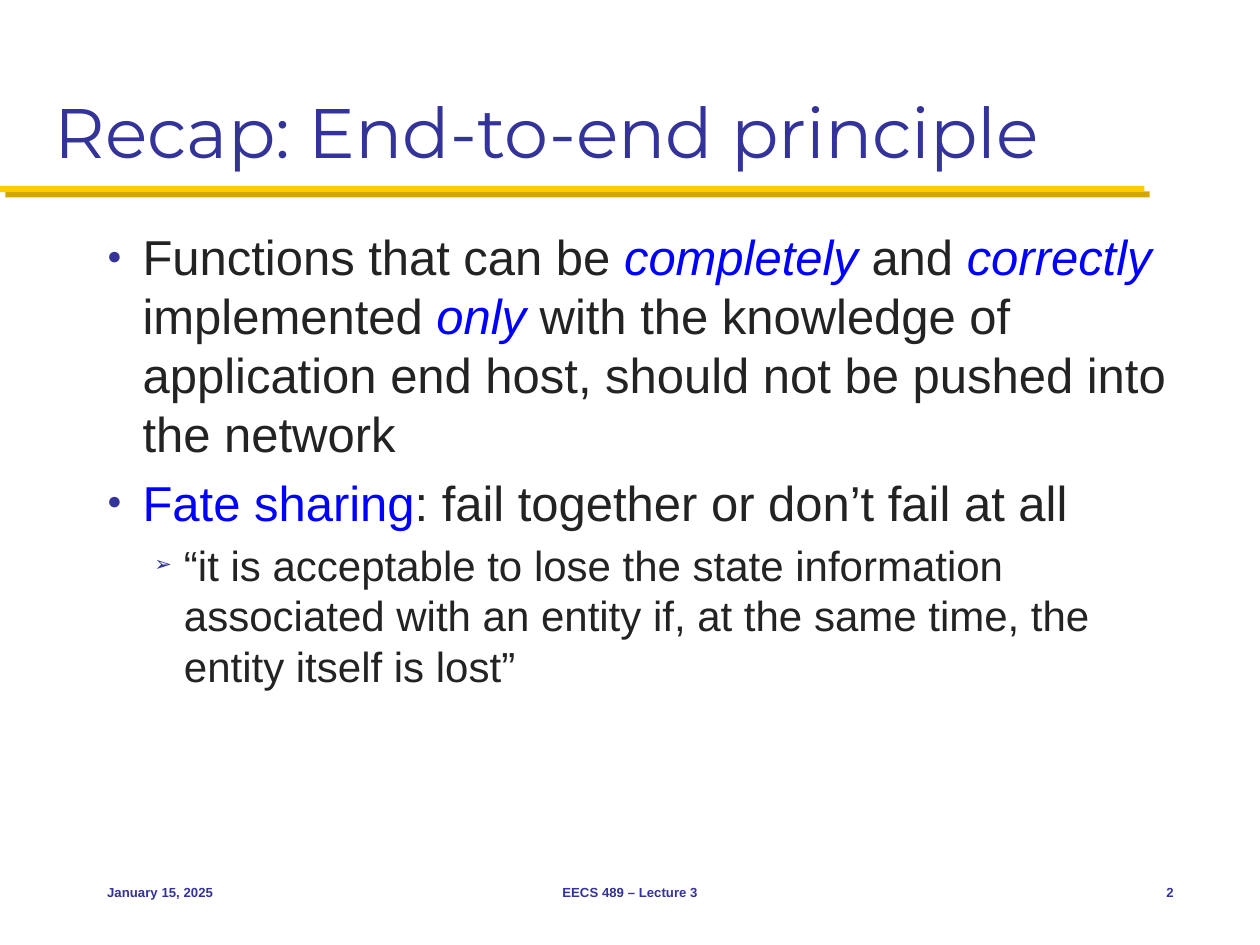
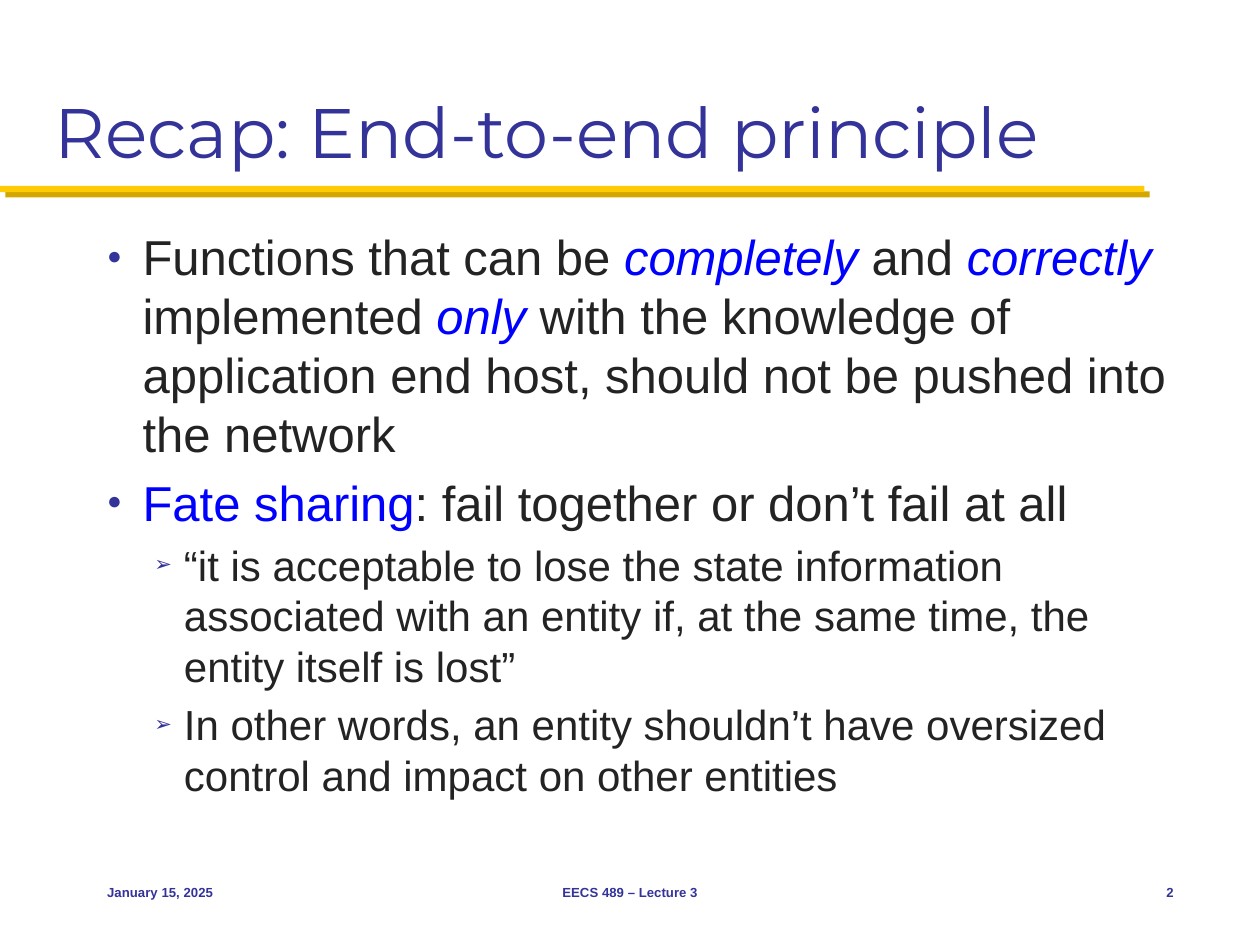
Before and after one commit to mosharaf/eecs489, a slide deck: slide 2 of Slides/011525.pptx. Drawn at 1260x945 pixels with LibreOffice and Linux fonts; fonts in the diff are those of the drawing. Boxes give left, top, right and bottom in pixels: in the first picture for what was removed or moved away, otherwise in the second. Text is boxed around its words. In the diff, an @@ line names an element or a change of style, - is before the commit and + after.

```diff
--- a/Slides/011525.pptx
+++ b/Slides/011525.pptx
@@ text at (x1=184, y1=709, x2=1106, y2=799): paragraph added @@
+  ➢ In other words, an entity shouldn’t have oversized control and impact on other entities
```
Also in this commit, not shown: 2 other slides changed, 1 other file.
